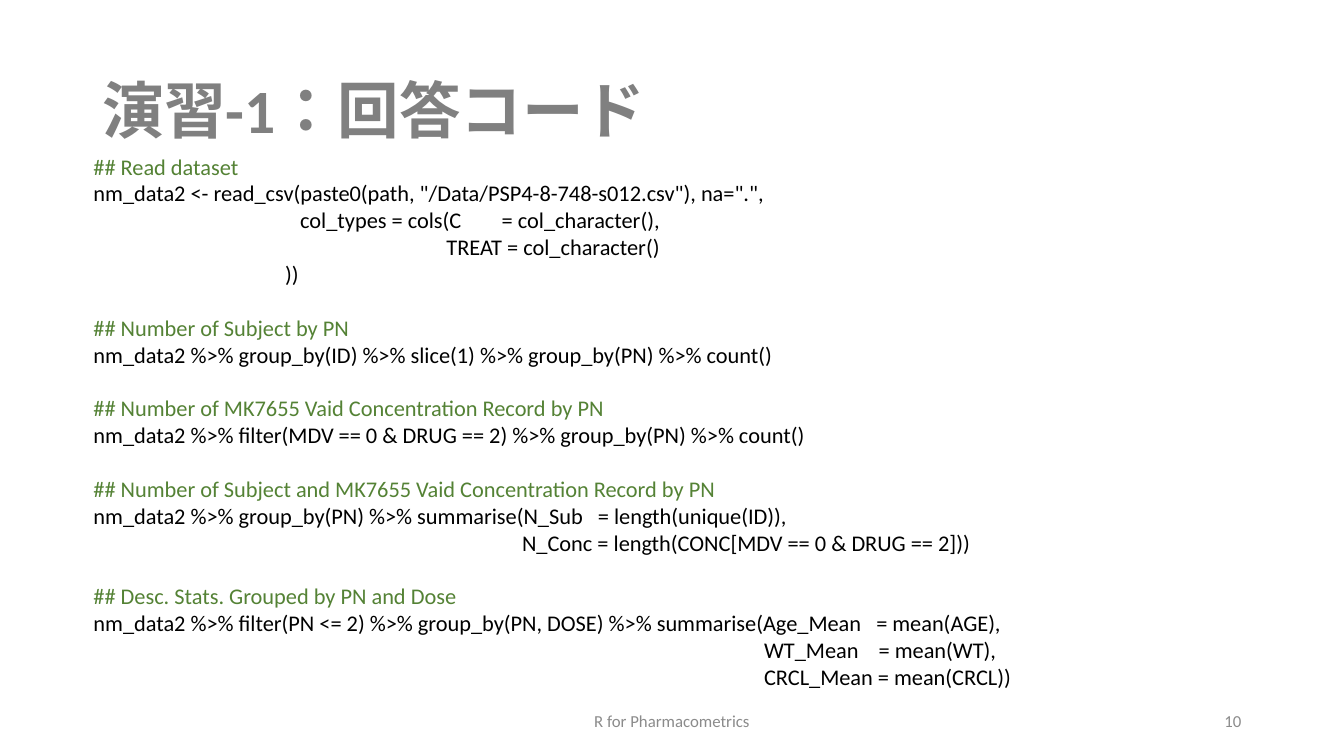
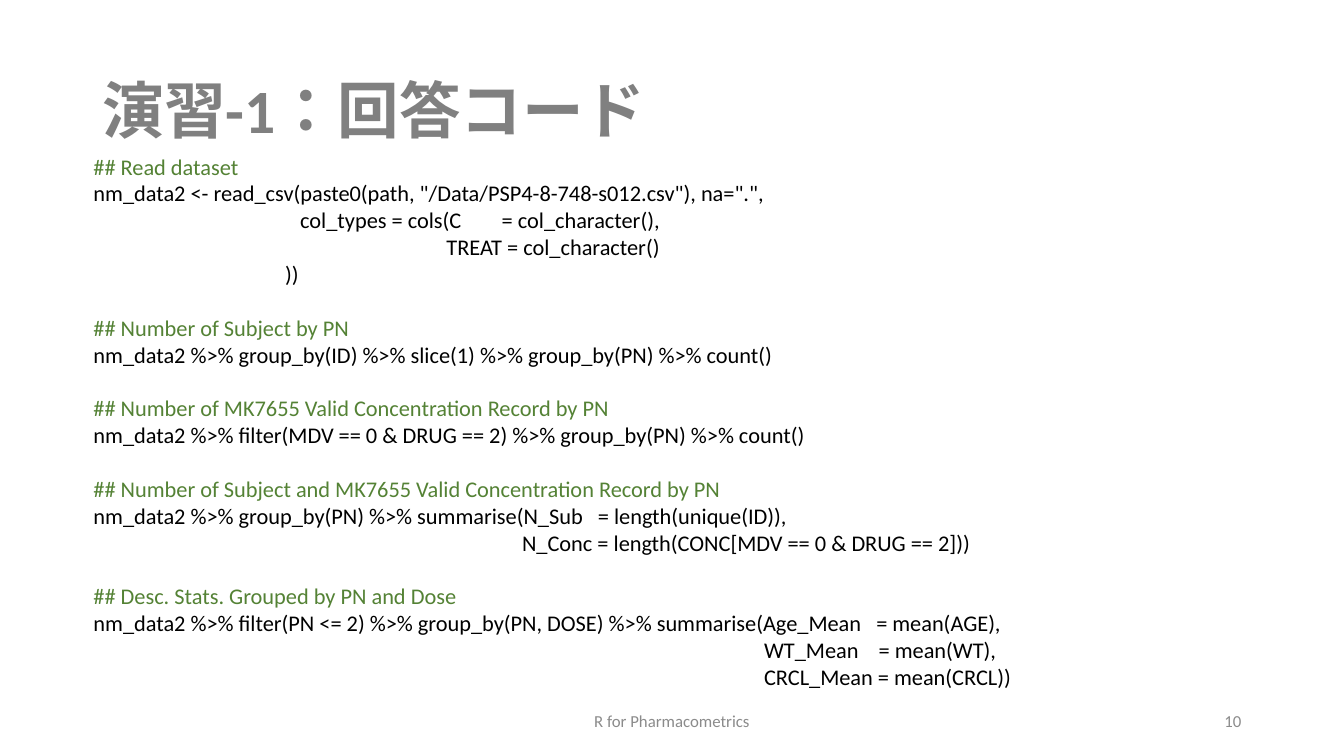
Before and after one commit to MasatoFukae/R-for-PMx, a slide deck: slide 10 of sample/1_data_handling.pptx. Drawn at 1344x756 pixels with LibreOffice and Linux fonts; fonts in the diff are those of the drawing. Boxes give left, top, right and bottom in pixels: in the first picture for what was removed or moved away, otherwise in the second. Text is boxed around its words. In the diff, an @@ line names an element or a change of style, - is before the commit and + after.

```diff
--- a/sample/1_data_handling.pptx
+++ b/sample/1_data_handling.pptx
@@ text at <box>121,400,609,420</box>: text changed @@
-## Number of MK7655 Vaid Concentration Record by PN
+## Number of MK7655 Valid Concentration Record by PN
@@ text at <box>121,481,720,501</box>: text changed @@
-## Number of Subject and MK7655 Vaid Concentration Record by PN
+## Number of Subject and MK7655 Valid Concentration Record by PN
```
Also in this commit, not shown: 3 other slides changed, 1 other file.
